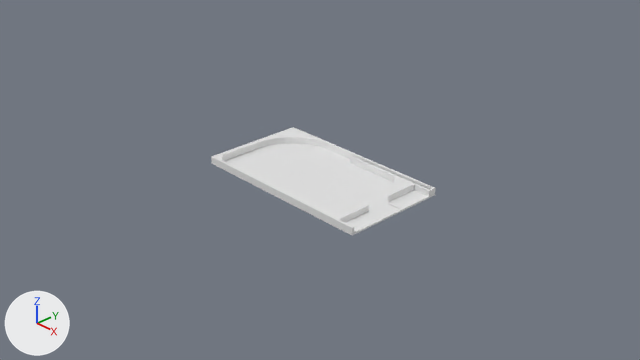
The Blender file assets/models/pinball_world_1.blend as it was, and as the next commit left it.
Before and after are seen from the file's camera 'Camera'. The lights are fixed; the arrows at lower left show +X, +Y and +Z.

Script lines for the objects in view, before the commit:
```python
mat_material = principled_material('Material')
mat_material.base_color = (0.8, 0.8, 0.8)  # white #e7e7e7
me_cube = bpy.data.meshes.new('Cube')
me_cube.from_pydata(...)  # 173 vertices, 92 faces; spans x -1.3..1.3, y -0.72..0.72, z -0.05..0.05
me_cube.materials.append(mat_material)  # white #e7e7e7
ob_pinball_plate = bpy.data.objects.new('Pinball Plate', me_cube)
ob_pinball_plate.location = (0.0, 0.0, 0.0)
```
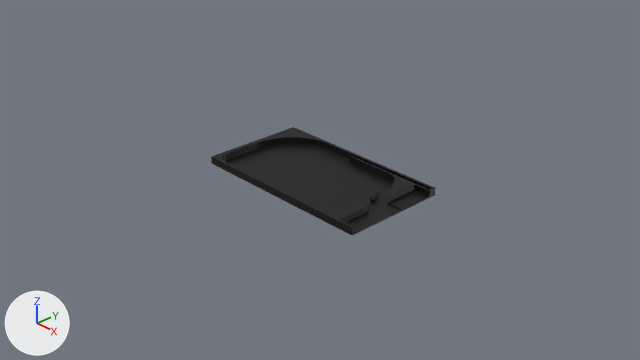
Where the change shows, as pixel boxes [x1, y1, x2, y2] in the pictures (640 x 360 px):
'Pinball Plate', recoloured (white to black)
    both: [211, 127, 436, 235]
'Flipper 1', added
    after: [370, 189, 379, 202]

Patch to the scene script:
```diff
--- a/assets/models/pinball_world_1.blend.py
+++ b/assets/models/pinball_world_1.blend.py
@@ mat_material @@
 n1 = _N.new('ShaderNodeBsdfPrincipled'); n1.name = 'Principled BSDF'
 n1.subsurface_method = 'RANDOM_WALK_SKIN'
+n2 = _N.new('ShaderNodeVertexColor'); n2.name = 'Color Attribute'
 _L.new(n1.outputs[0], n0.inputs[0])  # 'BSDF' to 'Surface'
+_L.new(n2.outputs[0], n1.inputs[0])  # 'Color' to 'Base Color'
@@ me_cube_002 @@
+me_cube_002.from_pydata(...)  # 64 vertices, 34 faces; spans x -0.031..0.031, y -0.222..0.026, z -0.056..0.0
+me_cube_002.materials.append(mat_material)
@@ ob_flipper_1 @@
+ob_flipper_1 = bpy.data.objects.new('Flipper 1', me_cube_002)
+ob_flipper_1.location = (0.802, 0.199, 0.026)
+ob_flipper_1.rotation_euler = (0.0, 0.0, 0.487)  # degrees (0, 0, 28)
```
